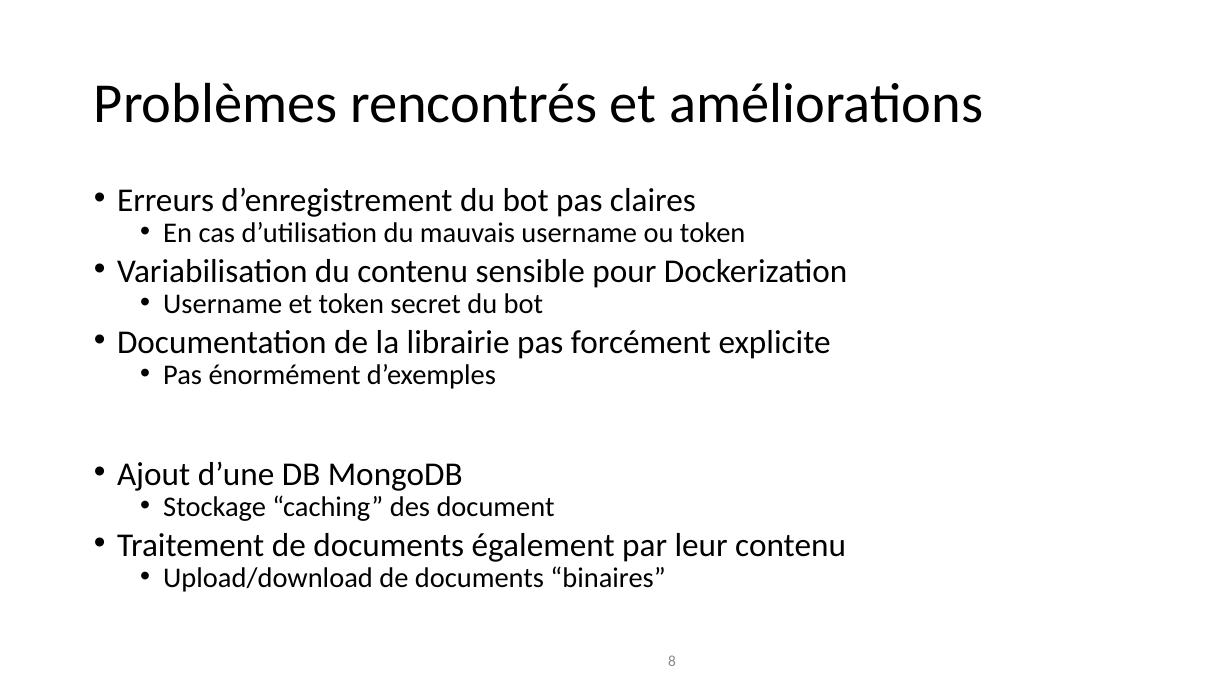
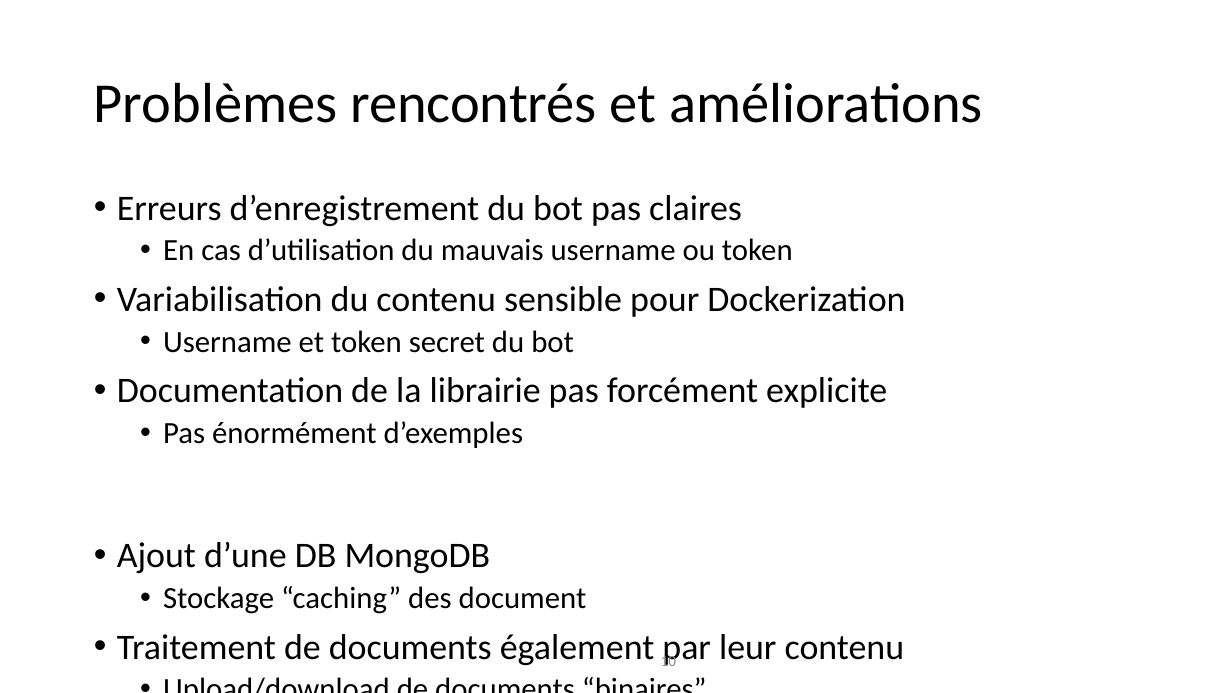
Before and after one commit to HEIGVD-MAC-project-Widmer-Stalder/MAC_project, a slide deck: slide 10 of doc/Presentation.pptx (slide 8 before the commit). Drawn at 1232x693 pixels with LibreOffice and Linux fonts; fonts in the diff are those of the drawing; background and template pictures are left out. Boxes give left, top, right and bottom in pixels: in the first picture for what was removed or moved away, otherwise in the second. Text is boxed around its words. In the diff, an @@ line names an element or a change of style, - is before the commit and + after.

```diff
--- a/doc/Presentation.pptx
+++ b/doc/Presentation.pptx
@@ text "Erreurs d’enregistrement du bot pas ..." at (117, 194, 905, 666): size 25.9 to 28 pt in "Erreurs d’enregistrement du bot pas claires", "Variabilisation du contenu sensible pour Dockerization", "Documentation de la librairie pas forcément explicite", "Ajout d’une DB MongoDB" and 1 more places; size 22.2 to 24 pt in "En cas d’utilisation du mauvais username ou ...", "Username et token secret du bot", "Pas énormément d’exemples", "Stockage “caching” des document" and 1 more places; line spacing 0.7 to 0.9 @@
@@ page number at (661, 653, 677, 666): text changed; text colour #8C8C8C to #8B8B8B @@
-8
+10
```
Also in this commit, not shown: 7 other slides changed, 2 slides added, 1 other file.
